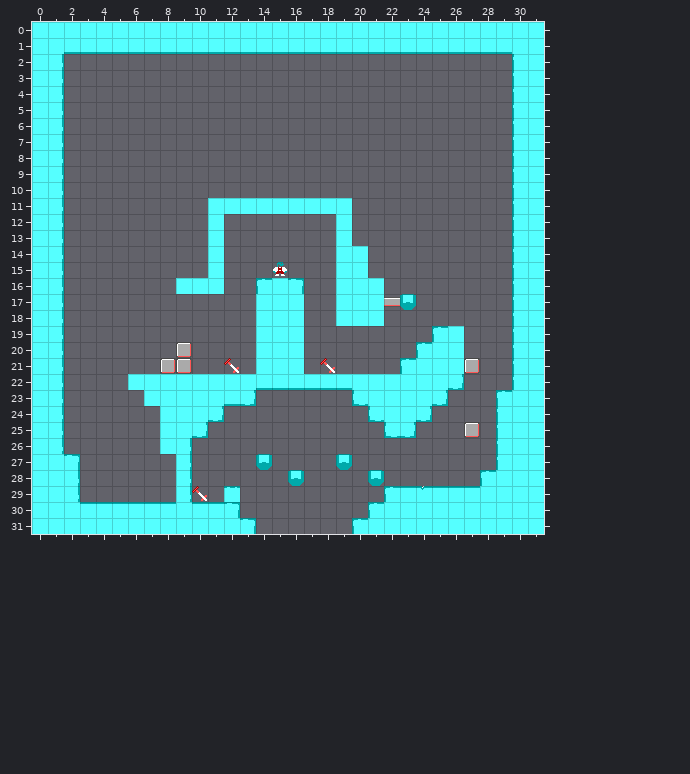
Two states of a Tiled map (JSON), src/assets/tilemaps/Level01.json. The first picture shows the starting point.
Cells are 16x16 px. Shown: x 0..31, y 0..31. Tiles whose own drawing changed are shown in their newer look in all pictures.
The same view after the edit:
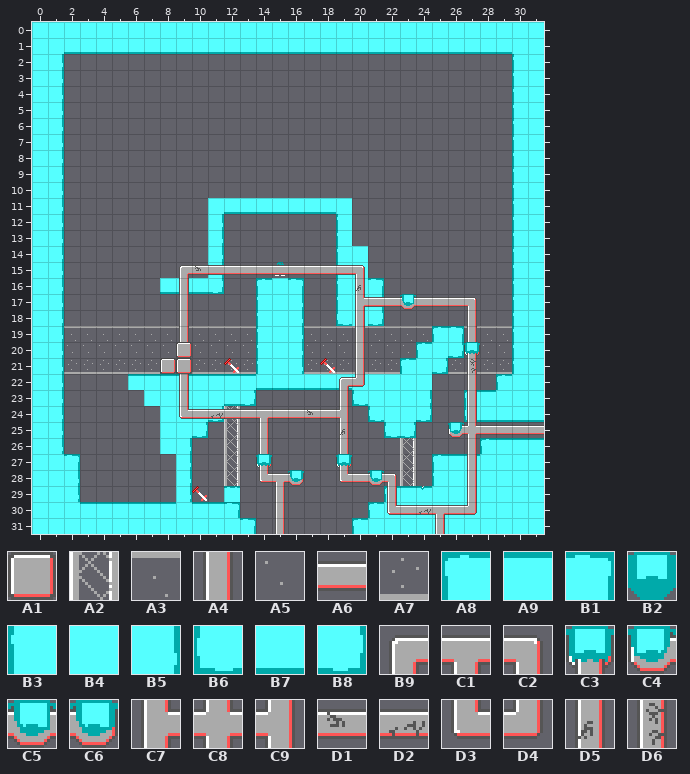
Key: from "tileset": A1 0, A2 6, A3 10, A4 16, A5 26, A6 32, A7 42, A8 68, A9 69, B1 70, B2 72, B3 84, B4 85, B5 86, B6 100, B7 101, B8 102, B9 128, C1 129, C2 130, C3 131, C4 132, C5 133, C6 134, C7 144, C8 145, C9 146, D1 147, D2 148, D3 160, D4 162, D5 163, D6 164.
__ is an empty cell.
Tiles replaced or removed in this view: A1, A8, A9, B2, B3, B4, B8.
Tiles of an added or newly shown layer are drawn over the layers below it.
From the commit log: Extend tileset; add WIP on Level01
The edit:
Changed rows in their new state; .. is an unchanged cell.
Layer "Ground":
first column x 2:
11 .. .. .. .. .. .. .. .. .. .. B7 B7 B7 B7 B7 B7 B7 .. .. .. .. .. .. .. .. .. .. .. .. ..
12 .. .. .. .. .. .. .. .. .. B5 .. .. .. .. .. .. .. B3 .. .. .. .. .. .. .. .. .. .. .. ..
13 .. .. .. .. .. .. .. .. .. B5 .. .. .. .. .. .. .. B3 .. .. .. .. .. .. .. .. .. .. .. ..
14 .. .. .. .. .. .. .. .. .. B5 .. .. .. .. .. .. .. B3 .. .. .. .. .. .. .. .. .. .. .. ..
15 .. .. .. .. .. .. .. .. .. B5 .. .. .. .. .. .. .. B3 .. .. .. .. .. .. .. .. .. .. .. ..
16 .. .. .. .. .. .. B7 B7 B7 B8 .. .. .. .. .. .. .. B3 .. B1 .. .. .. .. .. .. .. .. .. ..
17 .. .. .. .. .. .. .. .. .. .. .. .. B3 .. B5 .. .. B3 .. B5 .. C5 .. .. .. .. .. .. .. ..
18 .. .. .. .. .. .. .. .. .. .. .. .. B3 .. B5 .. .. B6 .. B8 .. .. .. .. .. .. .. .. .. ..
19 A3 A3 A3 A3 A3 A3 A3 A3 A3 A3 A3 A3 B3 .. B5 A3 A3 A3 A3 A3 A3 A3 A3 .. B1 A3 A3 A3 .. ..
20 .. .. .. .. .. .. .. .. .. .. .. .. B3 .. B5 .. .. .. A5 .. .. .. .. .. B8 C3 .. .. .. ..
21 A7 A7 A7 A7 A7 A7 .. .. A7 A7 A7 A7 B3 .. B5 A7 A7 A7 A7 A7 A7 .. .. B8 A7 A7 A7 A7 .. ..
22 .. .. .. .. A9 A9 A9 A9 A9 A9 A9 A9 .. .. .. .. .. .. .. .. .. .. .. __ __ .. .. A8 B4 ..
23 .. .. .. .. .. .. .. .. .. .. .. .. .. .. .. .. .. .. .. .. .. .. B5 __ .. A8 A9 B4 .. ..
24 .. .. .. .. .. .. .. .. .. .. A2 .. .. .. .. .. .. .. .. .. .. .. .. .. .. B6 B7 B7 B7 B7
25 .. .. .. .. .. .. .. .. .. .. A2 .. .. .. .. .. .. .. .. .. .. .. .. .. C4 __ .. __ __ __
26 .. .. .. .. .. .. .. .. .. .. A2 .. .. .. .. .. .. .. .. .. .. A2 .. .. .. .. A8 A9 A9 A9
27 .. .. .. .. .. .. .. .. .. .. A2 .. C3 .. .. .. .. C3 .. .. .. A2 .. A8 A9 A9 B4 B4 .. ..
28 .. .. .. .. .. .. .. .. .. .. A2 .. .. .. C6 .. .. .. .. C5 .. A2 .. B3 B4 B4 B4 .. .. ..
29 .. .. .. .. .. .. .. .. .. .. .. .. .. .. .. .. .. .. .. .. .. .. .. B4 B4 B4 .. .. .. ..
Layer "Overlay" (added):
first column x 9:
15 B9 D1 A6 A6 A6 A6 A6 A6 A6 A6 A6 C2 .. .. .. .. .. .. .. .. .. .. ..
16 A4 .. .. .. .. .. .. .. .. .. .. D5 .. .. .. .. .. .. .. .. .. .. ..
17 A4 .. .. .. .. .. .. .. .. .. .. C7 A6 .. .. A6 A6 A6 C2 .. .. .. ..
18 A4 .. .. .. .. .. .. .. .. .. .. A4 .. .. .. .. .. .. A4 .. .. .. ..
19 A4 .. .. .. .. .. .. .. .. .. .. A4 .. .. .. .. .. .. A4 .. .. .. ..
20 .. .. .. .. .. .. .. .. .. .. .. A4 .. .. .. .. .. .. .. .. .. .. ..
21 .. .. .. .. .. .. .. .. .. .. .. A4 .. .. .. .. .. .. D6 .. .. .. ..
22 A4 .. .. .. .. .. .. .. .. .. B9 D4 .. .. .. .. .. .. A4 .. .. .. ..
23 A4 .. .. .. .. .. .. .. .. .. A4 .. .. .. .. .. .. .. A4 .. .. .. ..
24 D3 A6 D2 A6 A6 C1 A6 A6 D1 A6 C9 .. .. .. .. .. .. .. A4 .. .. .. ..
25 .. .. .. .. .. A4 .. .. .. .. D5 .. .. .. .. .. .. .. C8 A6 A6 A6 A6
26 .. .. .. .. .. A4 .. .. .. .. A4 .. .. .. .. .. .. .. A4 .. .. .. ..
27 .. .. .. .. .. .. .. .. .. .. .. .. .. .. .. .. .. .. A4 .. .. .. ..
28 .. .. .. .. .. D3 C1 .. .. .. D3 A6 .. C2 .. .. .. .. A4 .. .. .. ..
29 .. .. .. .. .. .. A4 .. .. .. .. .. .. A4 .. .. .. .. A4 .. .. .. ..
30 .. .. .. .. .. .. A4 .. .. .. .. .. .. D3 A6 D2 C1 A6 D4 .. .. .. ..
31 .. .. .. .. .. .. A4 .. .. .. .. .. .. .. .. .. A4 .. .. .. .. .. ..
Pixel boxes of the changes (left, top, right, bottom) in both pictures:
changed: (64, 212, 544, 534)
